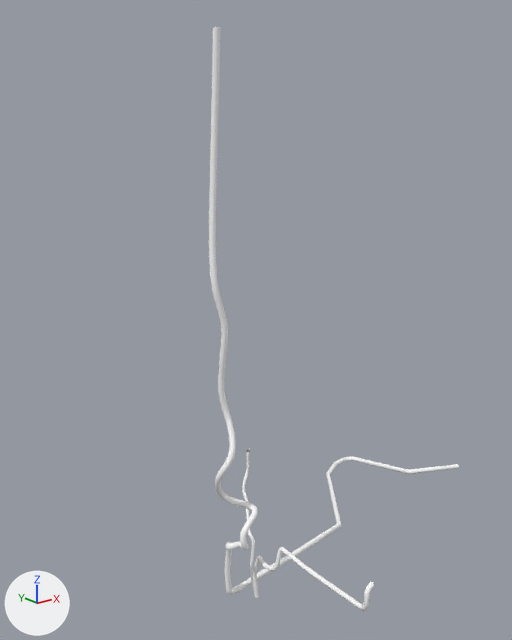
A saved change to the FBX model G-Lab-E/Assets/kubokawa/Models/stage_spring/field_spring_pipe.fbx.
Rendered twice from a 50 mm camera at (-243.9, -164.8, 39.5) aimed at (-207.8, -119.6, 21.4). Arrows for +X, +Y and +Z are at lower left; the lights stay in place. Where no turn or scale is listed for an object, it has been applied to the vertices.

Script lines for the objects in view, before the commit:
```python
mat_field_spring_pipe_mt = principled_material('field_spring_pipe_MT')
mat_field_spring_pipe_mt.base_color = (1.0, 1.0, 1.0)  # white #ffffff
mat_field_spring_pipe_mt.roughness = 0.2
me_mesh = bpy.data.meshes.new('Mesh')
me_mesh.from_pydata(...)  # 2134 vertices, 2106 faces; spans x -1.6..33.0, y -12.0..12.2, z -0.2..43.8
me_mesh.materials.append(mat_field_spring_pipe_mt)  # white #ffffff
ob_field_spring_pipe = bpy.data.objects.new('field_spring_pipe', me_mesh)
ob_field_spring_pipe.location = (-214.98, -126.42, 0.04)
```
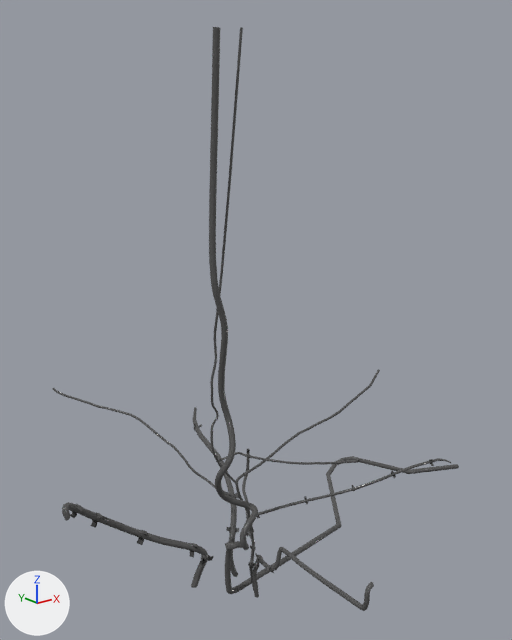
Where the newer file only moved an object's origin or applied its transform, the numbers keep the older frame.

What differs and where, as boxes [x1, y1, x2, y2] in the pictures (512 x 640 px):
'field_spring_pipe', surface changed, reshaped (white to grey, 63% wider)
    before: [209, 27, 459, 611]
    after: [52, 27, 459, 611]
part 1 of me_mesh, added
    after: [52, 27, 451, 588]

Edits to the bpy script that builds the scene:
```text
Add img_tilling_road_normal_jpg:
    img_tilling_road_normal_jpg = load_image('tilling_road_normal.jpg', '_unpacked/tilling_road_normal.jpg', 1024, 1024, 'Non-Color')
Add img_tilling_road_basecolor_jpg:
    img_tilling_road_basecolor_jpg = load_image('tilling_road_basecolor.jpg', '_unpacked/tilling_road_basecolor.jpg', 2048, 2048, 'sRGB')
Change mat_field_spring_pipe_mt:
    remove # nodes: BsdfPrincipled, OutputMaterial
    remove # colours: white #ffffff
    nodes: BsdfPrincipled, Mapping x2, NormalMap, OutputMaterial, TexImage x2, UVMap x2
    uses the picture img_tilling_road_basecolor_jpg
    uses the picture img_tilling_road_normal_jpg
Change me_mesh:
    used by ob_field_spring_pipe; location = (-214.98, -126.42, 0.04)
    remove me_mesh.from_pydata(...)  # 2134 vertices, 2106 faces; spans x -1.6..33.0, y -12.0..12.2, z -0.2..43.8
    add me_mesh.from_pydata(...)  # 4526 vertices, 4334 faces; spans x -11.1..33.0, y -12.0..20.0, z -0.2..43.9
    me_mesh part 1: 2392 vertices added at x -11.1..18.7, y -9.5..20.0, z -0.1..43.9
```
